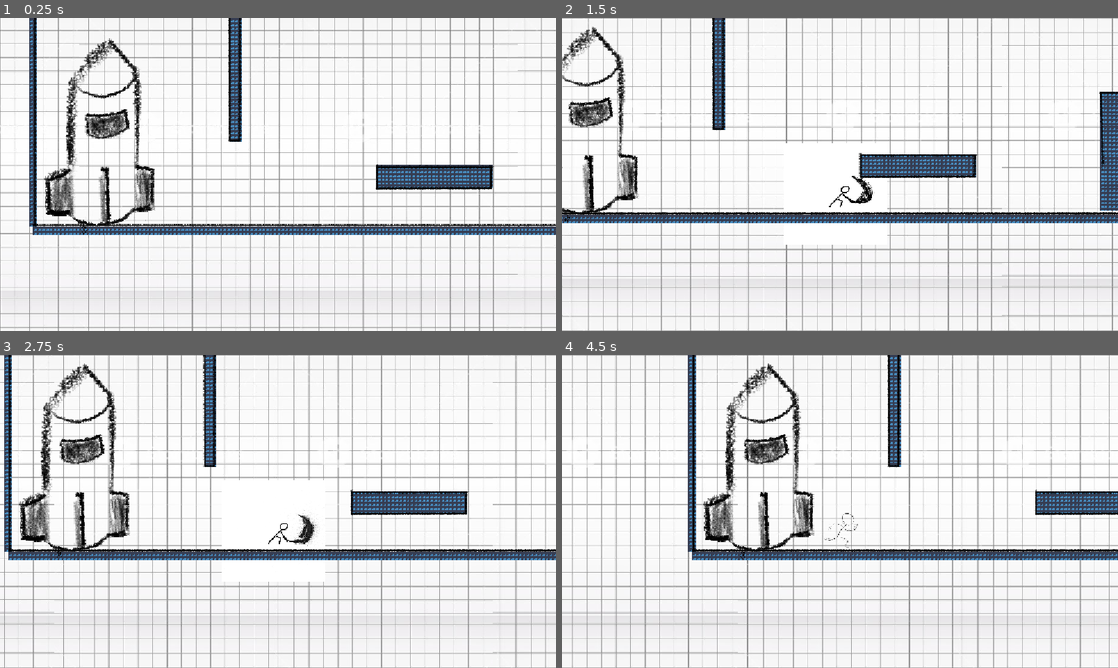
Above: before the commit, frames 1-4 (two rows, left to right).
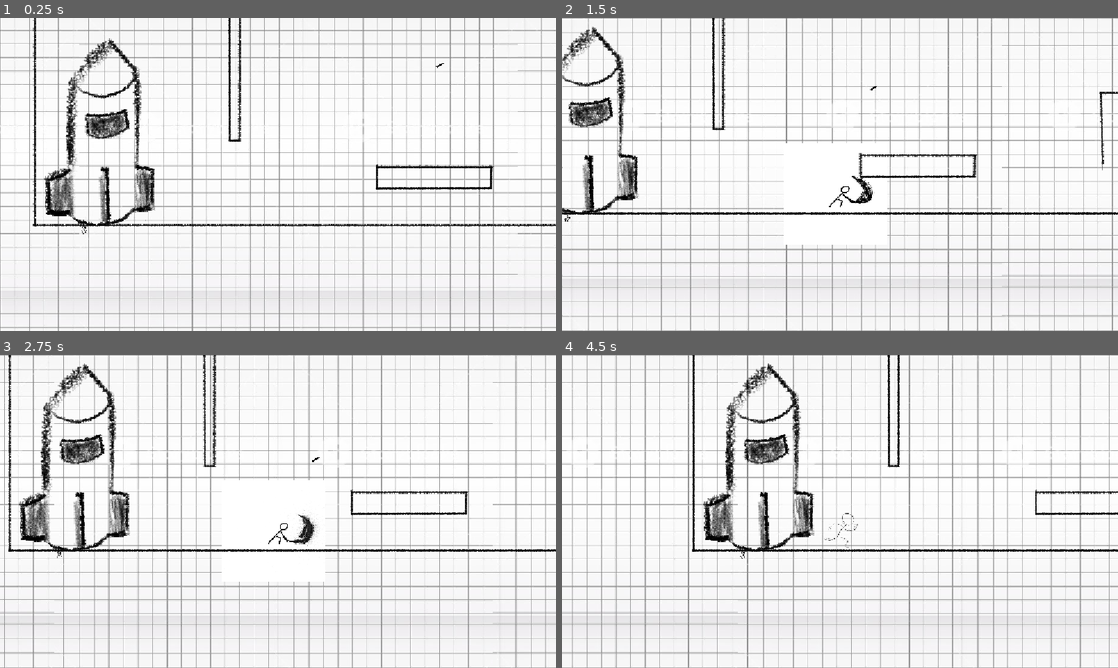
Above: after the commit, the same moments.

Repository: mortex1111/zavrsni
Game: Godot game, scene res://temp/temp_map.tscn
Same seed, same stepped clock (60 frames per second), same inputs: the game is played once before the commit and once after it. The engine's default icon, where the game draws it, is replaced by a stand-in: a white triangle on a blue panel in a dark square.
Inputs (mouse positions are in pixels of both pictures, inside the frame that each line leads up to):
- Up to frame 1 (0.25 s): no input
- Up to frame 2 (1.5 s): tap Enter (ui_accept) at 0.5, 0.77 s; move the mouse to (962, 158) at 0.52 s; press the mouse at (962, 158) at 0.53 s; hold Right (ui_right) from 0.53 s (still down); move the mouse to (728, 190) at 1.27 s; release the mouse at (728, 190) at 1.28 s; click (728, 190) at 1.35 s
- Up to frame 3 (2.75 s): tap Enter (ui_accept) at 1.52 s; move the mouse to (333, 442) at 2.02 s; release Right (ui_right) at 2.03 s; press the mouse at (333, 442) at 2.03 s; hold Left (ui_left) from 2.03 s (still down)
- Up to frame 4 (4.5 s): move the mouse to (812, 574) at 2.77 s; release Left (ui_left) at 2.78 s; release the mouse at (812, 574) at 2.78 s; hold Right (ui_right) 2.78-4.28 s; click (812, 574) at 2.85 s; tap Enter (ui_accept) at 3.02, 3.77 s; move the mouse to (1006, 558) at 3.52 s; press the mouse at (1006, 558) at 3.53 s; move the mouse to (673, 464) at 4.27 s; release the mouse at (673, 464) at 4.28 s; hold Left (ui_left) from 4.28 s (still down); click (673, 464) at 4.35 s

The runs differ from the first frame. In frame 1, 5.5% of the frame differs, in the area x 5-100%, y 0-70%; in frame 2, 5.9%, in the area x 0-100%, y 0-66%; in frame 3, 5.4%; in frame 4, 4.5%.

Commit message:
Astronaut(projektil ne dovrsen)

Diff:
--- /dev/null
+++ b/Enemies/astronaut/astronaut.gd
@@ -0,0 +1,33 @@
+extends CharacterBody2D
+
+var check = preload("res://Enemies/astronaut/astronaut_check.tscn")
+
+@export var radius: float = 600.0
+@export var speed: float = 50
+
+var traveling = false
+var next_pos
+
+func find_next_pos():
+	var check_instance = check.instantiate()
+	add_sibling(check_instance)
+	check_instance.astronaut = self
+	check_instance.activate()
+	var angle = randf() * TAU
+	var distance = sqrt(randf()) * radius
+	next_pos = global_position + Vector2(cos(angle), sin(angle)) * distance
+	check_instance.global_position = next_pos
+
+
+func _physics_process(delta: float) -> void:
+	if !traveling:
+		find_next_pos()
+		traveling = true
+
+	if traveling:
+		global_position = global_position.move_toward(next_pos, speed * delta)
+
+	if global_position == next_pos:
+		find_next_pos()
+
+	move_and_slide()
--- /dev/null
+++ b/Enemies/astronaut/astronaut.tscn
@@ -0,0 +1,104 @@
+[gd_scene load_steps=15 format=3 uid="uid://df7elar4sb17f"]
+
+[ext_resource type="Texture2D" uid="uid://bsflorsb56iqk" path="res://Enemies/astronaut/sprites/shoot.png" id="1_lp7i4"]
+[ext_resource type="Script" uid="uid://d0b3jsfo08nen" path="res://Enemies/astronaut/astronaut.gd" id="1_rb6wy"]
+
+[sub_resource type="AtlasTexture" id="AtlasTexture_rb6wy"]
+atlas = ExtResource("1_lp7i4")
+region = Rect2(0, 0, 819, 819)
+
+[sub_resource type="AtlasTexture" id="AtlasTexture_ohx4t"]
+atlas = ExtResource("1_lp7i4")
+region = Rect2(819, 0, 819, 819)
+
+[sub_resource type="AtlasTexture" id="AtlasTexture_f101j"]
+atlas = ExtResource("1_lp7i4")
+region = Rect2(1638, 0, 819, 819)
+
+[sub_resource type="AtlasTexture" id="AtlasTexture_4bfli"]
+atlas = ExtResource("1_lp7i4")
+region = Rect2(2457, 0, 819, 819)
+
+[sub_resource type="AtlasTexture" id="AtlasTexture_83o07"]
+atlas = ExtResource("1_lp7i4")
+region = Rect2(3276, 0, 819, 819)
+
+[sub_resource type="AtlasTexture" id="AtlasTexture_8qwyg"]
+atlas = ExtResource("1_lp7i4")
+region = Rect2(4095, 0, 819, 819)
+
+[sub_resource type="AtlasTexture" id="AtlasTexture_6iolv"]
+atlas = ExtResource("1_lp7i4")
+region = Rect2(4914, 0, 819, 819)
+
+[sub_resource type="AtlasTexture" id="AtlasTexture_sjcsq"]
+atlas = ExtResource("1_lp7i4")
+region = Rect2(0, 0, 819, 819)
+
+[sub_resource type="AtlasTexture" id="AtlasTexture_86cuf"]
+atlas = ExtResource("1_lp7i4")
+region = Rect2(5733, 0, 819, 819)
+
+[sub_resource type="AtlasTexture" id="AtlasTexture_8a2hn"]
+atlas = ExtResource("1_lp7i4")
+region = Rect2(6552, 0, 819, 819)
+
+[sub_resource type="SpriteFrames" id="SpriteFrames_rxxvu"]
+animations = [{
+"frames": [{
+"duration": 1.0,
+"texture": SubResource("AtlasTexture_rb6wy")
+}],
+"loop": true,
+"name": &"idle",
+"speed": 5.0
+}, {
+"frames": [{
+"duration": 1.0,
+"texture": SubResource("AtlasTexture_ohx4t")
+}, {
+"duration": 1.0,
+"texture": SubResource("AtlasTexture_f101j")
+}, {
+"duration": 1.0,
+"texture": SubResource("AtlasTexture_4bfli")
+}, {
+"duration": 1.0,
+"texture": SubResource("AtlasTexture_83o07")
+}, {
+"duration": 10.0,
+"texture": SubResource("AtlasTexture_8qwyg")
+}, {
+"duration": 1.0,
+"texture": SubResource("AtlasTexture_6iolv")
+}, {
+"duration": 1.0,
+"texture": SubResource("AtlasTexture_sjcsq")
+}, {
+"duration": 1.0,
+"texture": SubResource("AtlasTexture_86cuf")
+}, {
+"duration": 1.0,
+"texture": SubResource("AtlasTexture_8a2hn")
+}],
+"loop": true,
+"name": &"shoot",
+"speed": 18.0
+}]
+
+[sub_resource type="RectangleShape2D" id="RectangleShape2D_rb6wy"]
+size = Vector2(205, 306)
+
+[node name="Astronaut" type="CharacterBody2D"]
+motion_mode = 1
+script = ExtResource("1_rb6wy")
+
+[node name="AnimatedSprite2D" type="AnimatedSprite2D" parent="."]
+texture_filter = 2
+scale = Vector2(0.6, 0.6)
+sprite_frames = SubResource("SpriteFrames_rxxvu")
+animation = &"idle"
+
+[node name="CollisionShape2D" type="CollisionShape2D" parent="."]
+position = Vector2(-15.5, -2)
+shape = SubResource("RectangleShape2D_rb6wy")
--- /dev/null
+++ b/Enemies/astronaut/astronaut_check.gd
@@ -0,0 +1,14 @@
+extends Area2D
+
+var astronaut
+
+func _on_body_entered(body: Node2D) -> void:
+	await get_tree().physics_frame
+	astronaut.find_next_pos()
+	queue_free()
+
+func activate():
+	$CollisionShape2D.disabled = false
+	await get_tree().physics_frame
+	await get_tree().physics_frame
+	queue_free()
--- /dev/null
+++ b/Enemies/astronaut/astronaut_check.tscn
@@ -0,0 +1,16 @@
+[gd_scene load_steps=3 format=3 uid="uid://4i2wvd0akxrj"]
+
+[ext_resource type="Script" uid="uid://bxuqde6t0ubkp" path="res://Enemies/astronaut/astronaut_check.gd" id="1_nhg4n"]
+
+[sub_resource type="RectangleShape2D" id="RectangleShape2D_nhg4n"]
+size = Vector2(400, 400)
+
+[node name="AstronautCheck" type="Area2D"]
+collision_mask = 2
+script = ExtResource("1_nhg4n")
+
+[node name="CollisionShape2D" type="CollisionShape2D" parent="."]
+shape = SubResource("RectangleShape2D_nhg4n")
+disabled = true
+
+[connection signal="body_entered" from="." to="." method="_on_body_entered"]
--- /dev/null
+++ b/Enemies/astronaut/astronaut_projectile.gd
@@ -0,0 +1,17 @@
+extends CharacterBody2D
+
+@export var speed: int = 200
+
+@onready var player = get_tree().get_first_node_in_group("Player")
+
+var player_pos
+
+func _ready() -> void:
+	player_pos = player.global_position
+	look_at(player_pos)
+
+func _physics_process(delta: float) -> void:
+	global_position = global_position.move_toward(player_pos, speed * delta)
+
+	if global_position == player_pos:
+		queue_free()
--- /dev/null
+++ b/Enemies/astronaut/astronaut_projectile.tscn
@@ -0,0 +1,20 @@
+[gd_scene load_steps=4 format=3 uid="uid://bbvhk5evg7o6y"]
+
+[ext_resource type="Script" uid="uid://cu36lh43vpx4" path="res://Enemies/astronaut/astronaut_projectile.gd" id="1_wgtfj"]
+[ext_resource type="Texture2D" uid="uid://yujakuw16jfn" path="res://Enemies/astronaut/sprites/projectile.png" id="1_xcff4"]
+
+[sub_resource type="RectangleShape2D" id="RectangleShape2D_xcff4"]
+size = Vector2(37, 10)
+
+[node name="astronaut_projectile" type="CharacterBody2D"]
+collision_layer = 0
+script = ExtResource("1_wgtfj")
+
+[node name="CollisionShape2D" type="CollisionShape2D" parent="."]
+position = Vector2(-15.5, 1)
+shape = SubResource("RectangleShape2D_xcff4")
+
+[node name="Sprite2D" type="Sprite2D" parent="."]
+position = Vector2(-22, 1)
+scale = Vector2(0.3, 0.3)
+texture = ExtResource("1_xcff4")
--- a/project.godot
+++ b/project.godot
@@ -14,6 +14,10 @@
 run/main_scene="res://temp/temp_map.tscn"
 config/features=PackedStringArray("4.5", "GL Compatibility")
 config/icon="res://temp/icon.svg"
+
+[debug]
+
+settings/stdout/print_fps=true
 
 [display]
 
--- a/scenes/player.tscn
+++ b/scenes/player.tscn
@@ -324,7 +324,7 @@
 [sub_resource type="RectangleShape2D" id="RectangleShape2D_jyy20"]
 size = Vector2(141.25, 190)
 
-[node name="Player" type="CharacterBody2D"]
+[node name="Player" type="CharacterBody2D" groups=["Player"]]
 scale = Vector2(0.8, 0.8)
 script = ExtResource("1_smehm")
 
--- a/temp/temp_map.tscn
+++ b/temp/temp_map.tscn
@@ -17,6 +17,8 @@
 [ext_resource type="Texture2D" uid="uid://fiu6lhjde7vo" path="res://map1/interactions/rocket/rocet boost/Project (20251127063551).png" id="15_xxv45"]
 [ext_resource type="Texture2D" uid="uid://c8ubcgqo1x4di" path="res://map1/interactions/levert1/Project (20251127072312).png" id="16_d0dpa"]
 [ext_resource type="Texture2D" uid="uid://dpc55cfy5qg0h" path="res://map1/interactions/levert1/Project (20251127072319).png" id="17_h8bpr"]
+[ext_resource type="PackedScene" uid="uid://df7elar4sb17f" path="res://Enemies/astronaut/astronaut.tscn" id="19_6aso7"]
+[ext_resource type="PackedScene" uid="uid://bbvhk5evg7o6y" path="res://Enemies/astronaut/astronaut_projectile.tscn" id="20_31fwx"]
 [ext_resource type="Texture2D" uid="uid://b1p4y4uwnli7x" path="res://map1/interactions/rocket/Project (20251127072005).png" id="23_xxv45"]
 
 [sub_resource type="TileSetAtlasSource" id="TileSetAtlasSource_khc88"]
@@ -143,7 +145,8 @@
 7:7/0 = 0
 
 [sub_resource type="TileSet" id="TileSet_d72yr"]
-physics_layer_0/collision_layer = 1
+physics_layer_0/collision_layer = 3
+physics_layer_0/collision_mask = 3
 sources/0 = SubResource("TileSetAtlasSource_khc88")
 
 [sub_resource type="RectangleShape2D" id="RectangleShape2D_ckyeh"]
@@ -629,6 +632,7 @@
 position = Vector2(279, 402)
 
 [node name="temp" type="TileMap" parent="."]
+visible = false
 tile_set = SubResource("TileSet_d72yr")
 format = 2
 layer_0/tile_data = PackedInt32Array(2555858, 65536, 1, 2621394, 65536, 1, 2555859, 65536, 1, 2621395, 65536, 1, 255586 …(151533 unchanged characters)…
@@ -781,5 +785,12 @@
 &"": SubResource("AnimationLibrary_u8ib0")
 }
 
+[node name="Astronaut" parent="." instance=ExtResource("19_6aso7")]
+position = Vector2(1461, -625)
+radius = 500.0
+
+[node name="astronaut_projectile" parent="." instance=ExtResource("20_31fwx")]
+position = Vector2(980, -83)
+
 [connection signal="area_entered" from="objects/levers/Lever1" to="." method="_on_lever_1_area_entered"]
 [connection signal="area_entered" from="objects/levers/Lever2" to="." method="_on_lever_2_area_entered"]
Not shown, added: Enemies/astronaut/astronaut.gd.uid
Not shown, added: Enemies/astronaut/astronaut_check.gd.uid
Not shown, added: Enemies/astronaut/astronaut_projectile.gd.uid
Binary file added: Enemies/astronaut/sprites/projectile.png
Not shown, added: Enemies/astronaut/sprites/projectile.png.import
Binary file added: Enemies/astronaut/sprites/shoot.png
Not shown, added: Enemies/astronaut/sprites/shoot.png.import
Not shown: 1 places in temp/temp_map.tscn that only renumber resources
